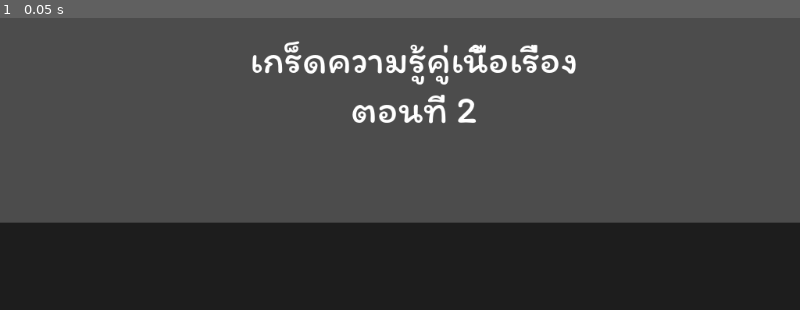
Above: before the commit, frame 1.
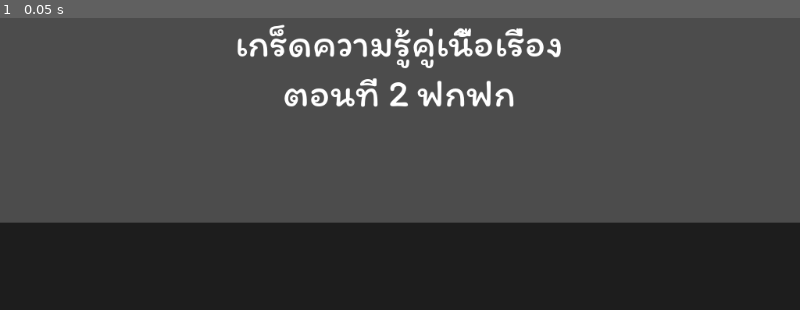
Above: after the commit, the same moment.

Repository: nirawit011/The-Mosquito
Game: Godot game, scene res://Scene/Part_2/Part_2_Dreaming.tscn
The game is run twice, just before and just after one commit, with the same random seed, the same clock (stepped at 60 frames per second) and the same inputs. This scene is started directly instead of the project's main scene.
Inputs:
- Up to frame 1 (0.05 s): no input

The runs differ from the first frame. In frame 1, 4.6% of the frame differs, in the area x 29-72%, y 2-37%.

Commit message:
Part_2_Test_Phai

Diff:
--- a/Scene/Part_2/Part_2_Dreaming.tscn
+++ b/Scene/Part_2/Part_2_Dreaming.tscn
@@ -849,13 +849,13 @@
 color = Color( 0, 0, 0, 1 )
 
 [node name="Text_Noti" type="Label" parent="Control"]
-margin_left = 320.0
-margin_top = 248.0
-margin_right = 706.0
-margin_bottom = 373.0
+margin_left = 301.0
+margin_top = 227.0
+margin_right = 721.0
+margin_bottom = 352.0
 custom_fonts/font = SubResource( 5 )
 text = "เกร็ดความรู้คู่เนื้อเรื่อง
-ตอนที่ 2"
+ตอนที่ 2 ฟกฟก"
 align = 1
 valign = 1
 
